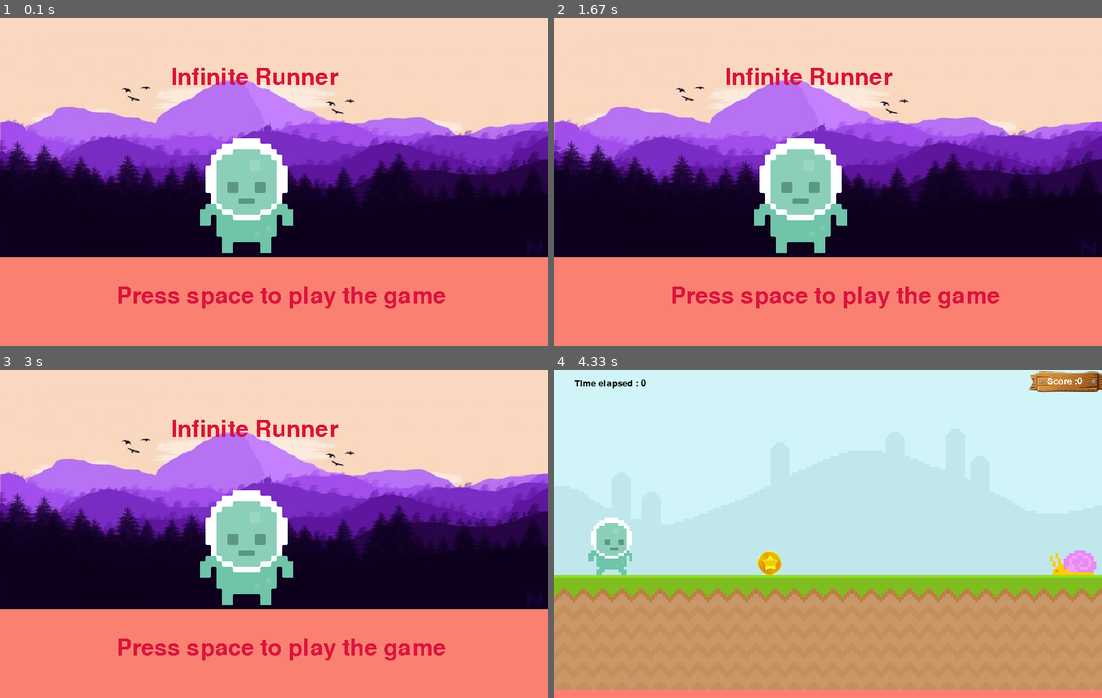
Above: before the commit, frames 1-4 (two rows, left to right).
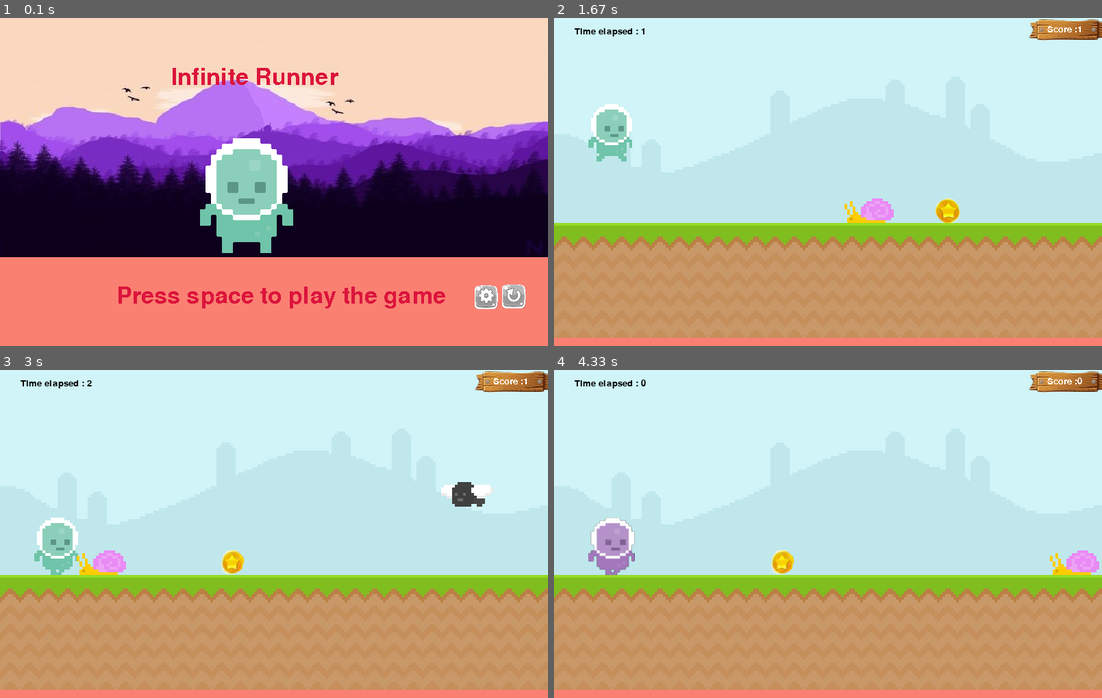
Above: after the commit, the same moments.

Repository: Biancaa-R/Pygame-Infinite-Runner
Game: pygame game, started from Pygame infinite runner/main.py
The game is run twice, just before and just after one commit, with the same random seed, the same clock (stepped at 60 frames per second) and the same inputs.
Inputs (mouse positions are in pixels of both pictures, inside the frame that each line leads up to):
- Up to frame 1 (0.1 s): no input
- Up to frame 2 (1.67 s): click (1069, 296) at 0.38 s; hold Up 0.67-1.13 s; move the mouse to (910, 67) at 0.7 s; hold Up from 1.5 s (still down)
- Up to frame 3 (3 s): release Up at 1.87 s; hold Up 2.3-2.6 s; hold Down 2.63-2.93 s; move the mouse to (487, 648) at 2.97 s
- Up to frame 4 (4.33 s): press the mouse at (1041, 648) at 3 s; move the mouse to (871, 606) at 3.1 s; release the mouse at (707, 566) at 3.23 s; move the mouse to (1041, 648) at 3.3 s; press the mouse at (1041, 648) at 3.33 s; move the mouse to (860, 576) at 3.43 s; release the mouse at (674, 504) at 3.57 s; move the mouse to (619, 547) at 3.63 s; press the mouse at (619, 547) at 3.67 s; move the mouse to (773, 527) at 3.77 s; release the mouse at (926, 507) at 3.9 s; move the mouse to (981, 547) at 3.97 s; press the mouse at (981, 547) at 4 s; move the mouse to (992, 504) at 4.1 s; release the mouse at (1003, 461) at 4.23 s; tap Space at 4.3 s

The runs differ from the first frame. In frame 1, 0.6% of the frame differs, in the area x 86-96%, y 81-89%; in frame 2, 97%; in frame 3, 97%, in the area x 0-100%, y 0-98%; in frame 4, 1.6%.

Commit message:
Add files via upload

Diff:
--- a/Pygame infinite runner/main.py
+++ b/Pygame infinite runner/main.py
@@ -35,6 +35,7 @@
     if obstracle_rect_list:
         for obstracle_rect in obstracle_rect_list:
             if player_rect.colliderect(obstracle_rect):
+                settings=False
                 return False
         return True
     else:
@@ -64,6 +65,7 @@
     if snail_index>=len(snail):
         snail_index=0
     snail_surface=snail[int(snail_index)]
+
 
 pygame.init()
 screen=pygame.display.set_mode((800,480))#pygame.RESIZABLE)#creating a display surface
@@ -82,9 +84,12 @@
 score=0
 gravity=0
 game_running=False
+global settings
+settings=False
 global game_level
 game_level=0
-
+global colour
+colour="aqua"
 
 #objects
 
@@ -104,6 +109,7 @@
 sky=[sky1,sky2,sky3,sky4,sky5,sky6,sky7,sky8,sky9,sky10,sky11,sky12,sky13]
 if game_level>12:
     game_level=0
+
 bg_surface=pygame.Surface((800,300))
 bg_surface=sky[game_level]
 ground_surface=pygame.Surface((800,200))
@@ -111,6 +117,12 @@
 
 score_surface = pygame.image.load("graphics/board1.png")
 score_rect = score_surface.get_rect(midtop=(750,0))
+
+replay_surface=pygame.image.load("graphics/replay.png")
+replay_rect=replay_surface.get_rect(midtop=(750,390))
+
+settings_surface=pygame.image.load("graphics/settings.png")
+settings_rect=settings_surface.get_rect(midtop=(710,390))
 
 #coins
 coin_index=0
@@ -125,10 +137,37 @@
 coin_rect=coin_surface.get_rect(bottomleft=(300,300))
 
 #characters
+if colour in ["aqua",]:
+    walk1="graphics/player_walk_1.png"
+    walk2="graphics/player_walk_2.png"
+    jump="graphics/jump.png"
+    stand="graphics/player_stand.png"
+if colour in ["blue",]:
+    walk1="graphics/player_walk_1_b.png"
+    walk2="graphics/player_walk_2_b.png"
+    jump="graphics/jump_b.png"
+    stand="graphics/player_stand_b.png"
+if colour in ["red",]:
+    walk1="graphics/player_walk_1_r.png"
+    walk2="graphics/player_walk_2_r.png"
+    jump="graphics/jump_r.png"
+    stand="graphics/player_stand_r.png"
+if colour in ["violet",]:
+    walk1="graphics/player_walk_1_v.png"
+    walk2="graphics/player_walk_2_v.png"
+    jump="graphics/jump_v.png"
+    stand="graphics/player_stand_v.png"
+if colour in ["yellow",]:
+    walk1="graphics/player_walk_1_y.png"
+    walk2="graphics/player_walk_2_y.png"
+    jump="graphics/jump_y.png"
+    stand="graphics/player_stand_y.png"
+
+
 player_index=0
-player_walk_1=pygame.image.load("graphics/player_walk_1.png").convert_alpha()
-player_walk_2=pygame.image.load("graphics/player_walk_2.png").convert_alpha()
-player_jump=pygame.image.load("graphics/jump.png").convert_alpha()
+player_walk_1=pygame.image.load(walk1).convert_alpha()
+player_walk_2=pygame.image.load(walk2).convert_alpha()
+player_jump=pygame.image.load(jump).convert_alpha()
 player_walk=[player_walk_1,player_walk_2]
 player_surface=player_walk[player_index]
 player_rect=player_surface.get_rect(bottomleft=(50,300))
@@ -146,9 +185,32 @@
 fly=[fly1,fly2]
 fly_surface=fly[fly_index]
 
-player_stand=pygame.image.load("graphics/player_stand.png")
+player_stand=pygame.image.load(stand)
 player_stand=pygame.transform.scale2x(player_stand) #Transforming the player_surf
 playerstand_rect=player_stand.get_rect(center=(360,260))
+
+#Styles:
+player_stand_a=pygame.image.load("graphics/player_stand.png")
+player_stand_a=pygame.transform.scale2x(player_stand_a)
+playerstand_rect_a=player_stand_a.get_rect(center=(230,260))
+
+player_stand_r=pygame.image.load("graphics/player_stand_r.png")
+player_stand_r=pygame.transform.scale2x(player_stand_r)
+playerstand_rect_r=player_stand_r.get_rect(center=(360,260))
+
+player_stand_b=pygame.image.load("graphics/player_stand_b.png")
+player_stand_b=pygame.transform.scale2x(player_stand_b)
+playerstand_rect_b=player_stand_b.get_rect(center=(490,260))
+
+player_stand_v=pygame.image.load("graphics/player_stand_v.png")
+player_stand_v=pygame.transform.scale2x(player_stand_v)
+playerstand_rect_v=player_stand_v.get_rect(center=(620,260))
+
+player_stand_y=pygame.image.load("graphics/player_stand_y.png")
+player_stand_y=pygame.transform.scale2x(player_stand_y)
+playerstand_rect_y=player_stand_y.get_rect(center=(100,260))
+
+
 
 obstracle_timer=pygame.USEREVENT+1
 pygame.time.set_timer(obstracle_timer,1800)
@@ -199,9 +261,16 @@
                     game_running=True
 
         if game_running == False:
+            if event.type==pygame.MOUSEMOTION:
+                if settings_rect.collidepoint(event.pos):
+                    book=pygame.mouse.get_pressed()
+                    if book[0]==True:
+                        settings=True
+
             if event.type==pygame.KEYDOWN:
                 if event.key==pygame.K_SPACE:
                     game_running=True
+                    settings=False
                     obstracle_rect_list=[]
                     snail_rect.right=800
                     if score>=3:
@@ -209,6 +278,52 @@
                     score=0
                     starting_time=pygame.time.get_ticks()//1000
 
+            mousepos=pygame.mouse.get_pos()
+            if replay_rect.collidepoint(mousepos):
+                book=pygame.mouse.get_pressed()
+                if book[0]==True:
+                    game_running=True
+                    settings=False
+                    obstracle_rect_list=[]
+                    snail_rect.right=800
+                    if score>=3:
+                        game_level+=1
+                    score=0
+                    starting_time=pygame.time.get_ticks()//1000
+            mousepos=pygame.mouse.get_pos()
+            if settings_rect.collidepoint(mousepos):
+                book=pygame.mouse.get_pressed()
+                if book[0]==True:
+                    settings=True
+                else:
+                    pass
+
+            if settings==True:
+                mousepos=pygame.mouse.get_pos()
+                if playerstand_rect_r.collidepoint(mousepos):
+                    book=pygame.mouse.get_pressed()
+                    if book[0]==True:
+                        colour="red"
+                if playerstand_rect_b.collidepoint(mousepos):
+                    book=pygame.mouse.get_pressed()
+                    if book[0]==True:
+                        colour="blue"
+                if playerstand_rect_v.collidepoint(mousepos):
+                    book=pygame.mouse.get_pressed()
+                    if book[0]==True:
+                        colour="violet"
+                if playerstand_rect_a.collidepoint(mousepos):
+                    book=pygame.mouse.get_pressed()
+                    if book[0]==True:
+                        colour="aqua"
+                if playerstand_rect_y.collidepoint(mousepos):
+                    book=pygame.mouse.get_pressed()
+                    if book[0]==True:
+                        colour="yellow"
+
+
+
+
     if game_running==True:
         #Text
         text=("Score :"+ str(score))
@@ -220,6 +335,40 @@
         screen.blit(score_surface,score_rect)
         screen.blit(score_text_surface,(720,10))
 
+        if colour in ["aqua",]:
+            walk1="graphics/player_walk_1.png"
+            walk2="graphics/player_walk_2.png"
+            jump="graphics/jump.png"
+            stand="graphics/player_stand.png"
+        if colour in ["blue",]:
+            walk1="graphics/player_walk_1_b.png"
+            walk2="graphics/player_walk_2_b.png"
+            jump="graphics/jump_b.png"
+            stand="graphics/player_stand_b.png"
+        if colour in ["red",]:
+            walk1="graphics/player_walk_1_r.png"
+            walk2="graphics/player_walk_2_r.png"
+            jump="graphics/jump_r.png"
+            stand="graphics/player_stand_r.png"
+        if colour in ["violet",]:
+            walk1="graphics/player_walk_1_v.png"
+            walk2="graphics/player_walk_2_v.png"
+            jump="graphics/jump_v.png"
+            stand="graphics/player_stand_v.png"
+        if colour in ["yellow",]:
+            walk1="graphics/player_walk_1_y.png"
+            walk2="graphics/player_walk_2_y.png"
+            jump="graphics/jump_y.png"
+            stand="graphics/player_stand_y.png"
+
+        player_walk_1=pygame.image.load(walk1).convert_alpha()
+        player_walk_2=pygame.image.load(walk2).convert_alpha()
+        player_jump=pygame.image.load(jump).convert_alpha()
+        player_walk=[player_walk_1,player_walk_2]
+        player_surface=player_walk[int(player_index)]
+        #player_rect=player_surface.get_rect(bottomleft=(50,300))
+
+
         screen.blit(player_surface,player_rect)
         screen.blit(snail_surface,snail_rect)
 
@@ -246,6 +395,7 @@
         game_running=collision(player_rect,obstracle_rect_list)
         if player_rect.colliderect(snail_rect):
             game_running=False
+            settings=False
             #starting_time=pygame.time.get_ticks()//1000
 
         if coin_rect.colliderect(player_rect):
@@ -268,7 +418,10 @@
     if game_running==False and starting_time>0:
         pygame.time.wait(360)
         screen.fill("cornflowerblue")
+
         screen.blit(player_stand,playerstand_rect)
+
+        screen.blit(replay_surface,replay_rect)
 
         game_font=pygame.font.Font(None,50)
         game_font_surface=game_font.render("Press space to replay",False,"Powderblue")
@@ -292,12 +445,37 @@
         screen.blit(bsurface,(0,0))
         screen.blit(player_stand,playerstand_rect)
 
+        screen.blit(replay_surface,replay_rect)
+        screen.blit(settings_surface,settings_rect)
+
         game_font=pygame.font.Font(None,50)
         game_font_surface=game_font.render("Press space to play the game",False,"Crimson")
         screen.blit(game_font_surface,(170,390))
 
         game_name=game_font.render("Infinite Runner",False,"Crimson")
         screen.blit(game_name,(250,70))
+
+        if settings==True and game_running==False:
+            screen.fill("cornflowerblue")
+
+            screen.blit(player_stand_y,playerstand_rect_y)
+            screen.blit(player_stand_a,playerstand_rect_a)
+            screen.blit(player_stand_r,playerstand_rect_r)
+            screen.blit(player_stand_b,playerstand_rect_b)
+            screen.blit(player_stand_v,playerstand_rect_v)
+
+            screen.blit(replay_surface,replay_rect)
+
+
+            game_font=pygame.font.Font(None,50)
+            game_font_surface=game_font.render("Press space to replay",False,"Powderblue")
+            screen.blit(game_font_surface,(180,370))
+
+            select_surface=game_font.render("Click on the colour to select avatar",False,"Powderblue")
+            screen.blit(select_surface,(120,70))
+
+
+
 
     pygame.display.update()#for updating the initial display surface
     clock.tick(60)#The while true loop should not run faster than 60 times a sec
Binary file added: Pygame infinite runner/graphics/Sign_1.png
Binary file added: Pygame infinite runner/graphics/Sign_2.png
Binary file added: Pygame infinite runner/graphics/jump_b.png
Binary file added: Pygame infinite runner/graphics/jump_r.png
Binary file added: Pygame infinite runner/graphics/jump_v.png
Binary file added: Pygame infinite runner/graphics/jump_y.png
Binary file added: Pygame infinite runner/graphics/player_stand_b.png
Binary file added: Pygame infinite runner/graphics/player_stand_r.png
Binary file added: Pygame infinite runner/graphics/player_stand_v.png
Binary file added: Pygame infinite runner/graphics/player_stand_y.png
Binary file added: Pygame infinite runner/graphics/player_walk_1_b.png
Binary file added: Pygame infinite runner/graphics/player_walk_1_r.png
(and 9 more such lines)
